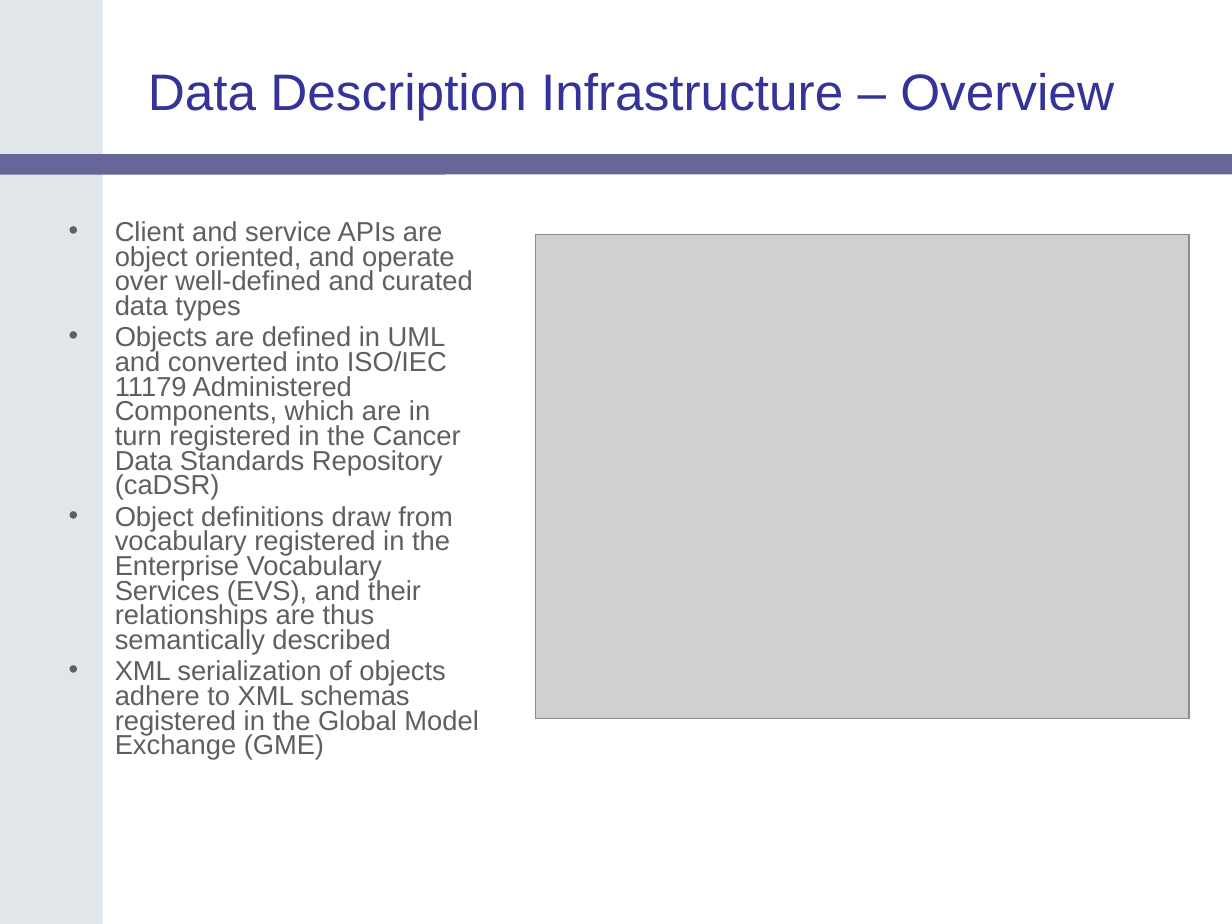
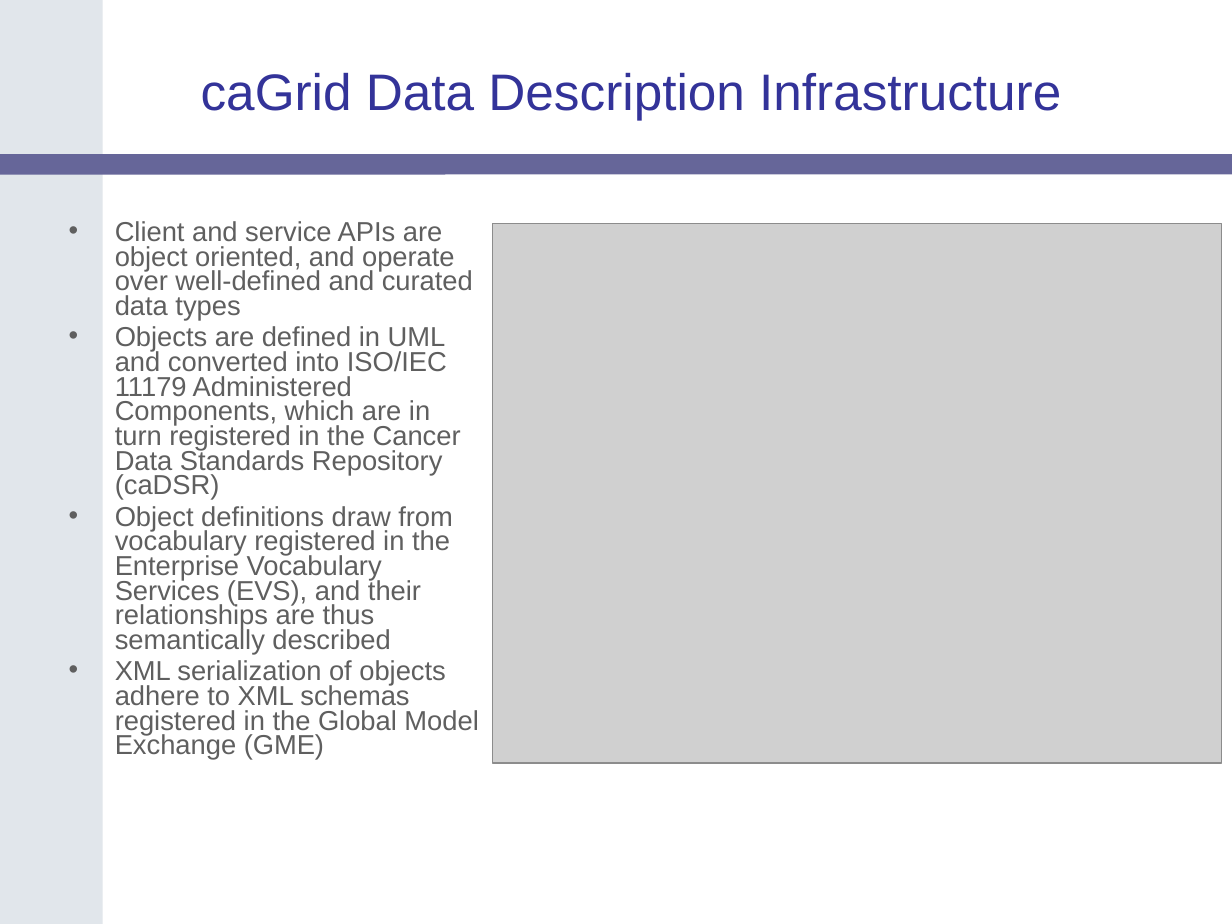
Before and after one commit to NCIP/cagrid-portal, a slide deck: slide 9 of cagrid-1-0/Documentation/presentations/200604_AnnualMeeting/caGrid-1.0-Architecture_caBIG-Annual-Meeting06.ppt (slide 6 before the commit). Drawn at 1232x924 pixels with LibreOffice and Linux fonts; fonts in the diff are those of the drawing; grey boxes stand for pictures; background and template pictures are left out. Boxes give left, top, right and bottom in pixels: in the first picture for what was removed or moved away, otherwise in the second. Text is boxed around its words. In the diff, an @@ line names an element or a change of style, - is before the commit and + after.

Commit message:
update to overview

```diff
--- a/cagrid-1-0/Documentation/presentations/200604_AnnualMeeting/caGrid-1.0-Architecture_caBIG-Annual-Meeting06.ppt
+++ b/cagrid-1-0/Documentation/presentations/200604_AnnualMeeting/caGrid-1.0-Architecture_caBIG-Annual-Meeting06.ppt
@@ title at box(201, 73, 1061, 120): text changed @@
-Data Description Infrastructure – Overview
+caGrid Data Description Infrastructure
@@ picture: place and size @@
-picture at box(536, 234, 1190, 718)
+picture at box(493, 223, 1222, 763)
```
Also in this commit, not shown: 3 other slides changed, 9 slides added, 1 slide removed.
